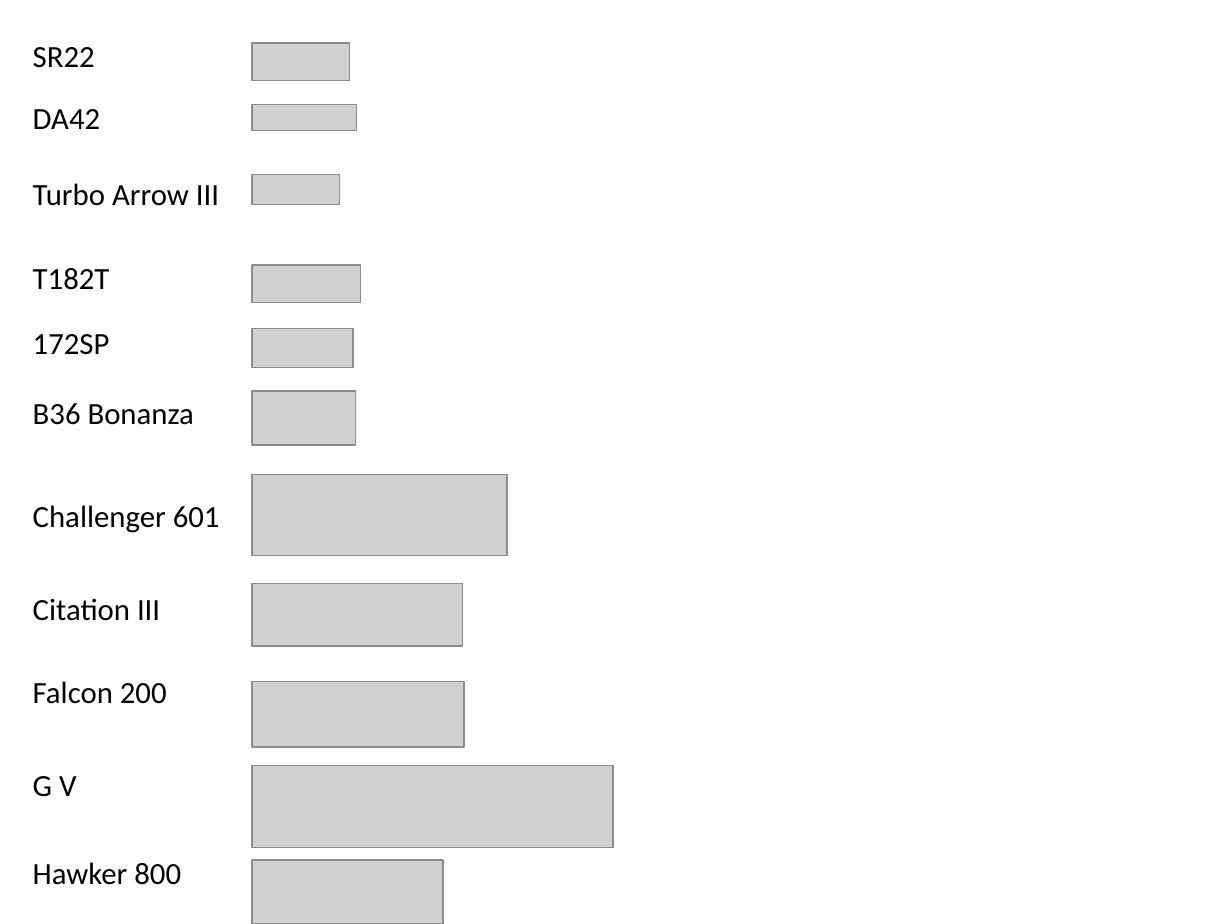
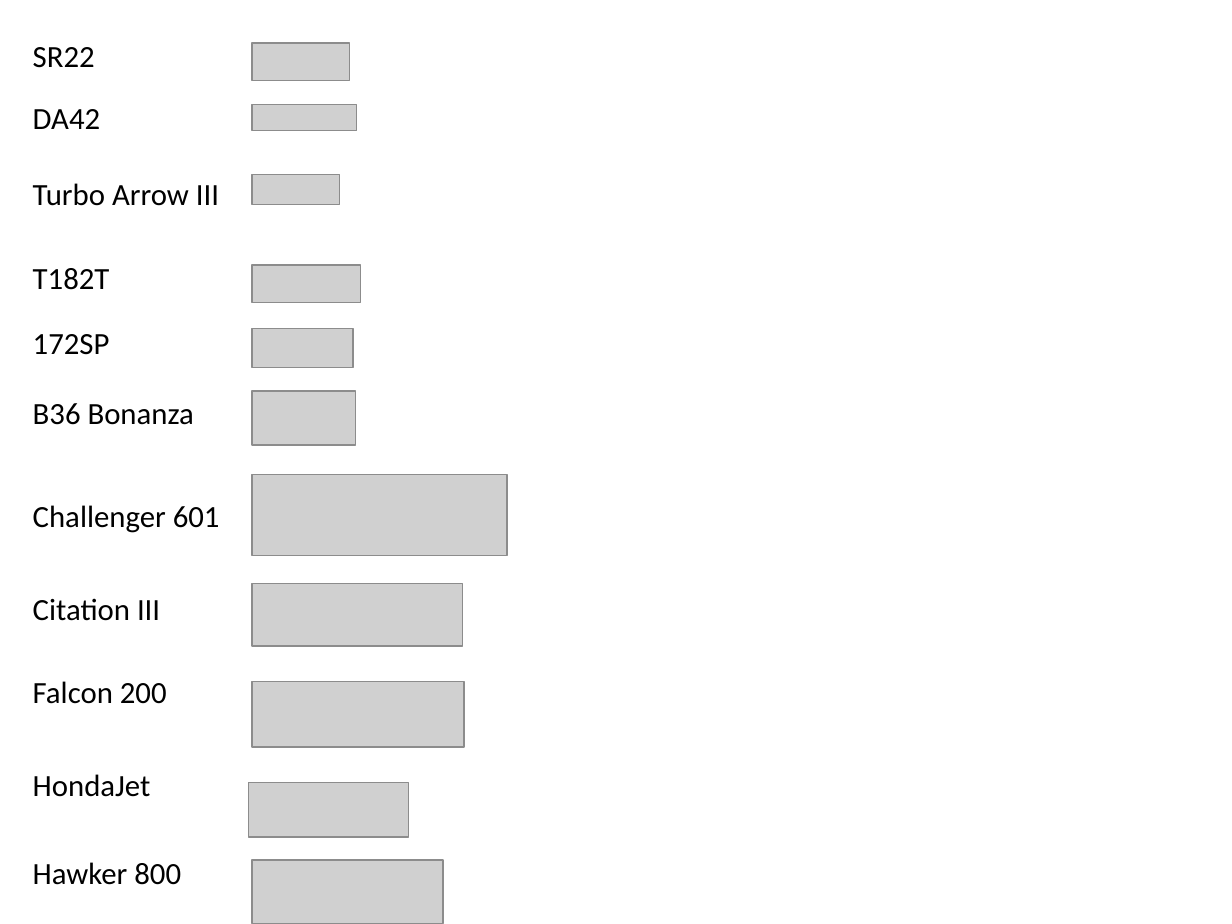
Before and after one commit to mkudija/Aircraft-Spec-Charts, a slide deck: slide 2 of views_airplane.pptx. Drawn at 1232x924 pixels with LibreOffice and Linux fonts; fonts in the diff are those of the drawing; grey boxes stand for pictures. Boxes give left, top, right and bottom in pixels: in the first picture for what was removed or moved away, otherwise in the second. Text is boxed around its words. In the diff, an @@ line names an element or a change of style, - is before the commit and + after.

```diff
--- a/views_airplane.pptx
+++ b/views_airplane.pptx
@@ text at (x1=33, y1=774, x2=151, y2=797): text changed @@
-G V
+HondaJet
@@ picture removed at (x1=253, y1=765, x2=614, y2=848) @@
@@ picture added at (x1=249, y1=782, x2=409, y2=837) @@
```
Also in this commit, not shown: 1 slide added, 1 slide removed, 51 other files.
